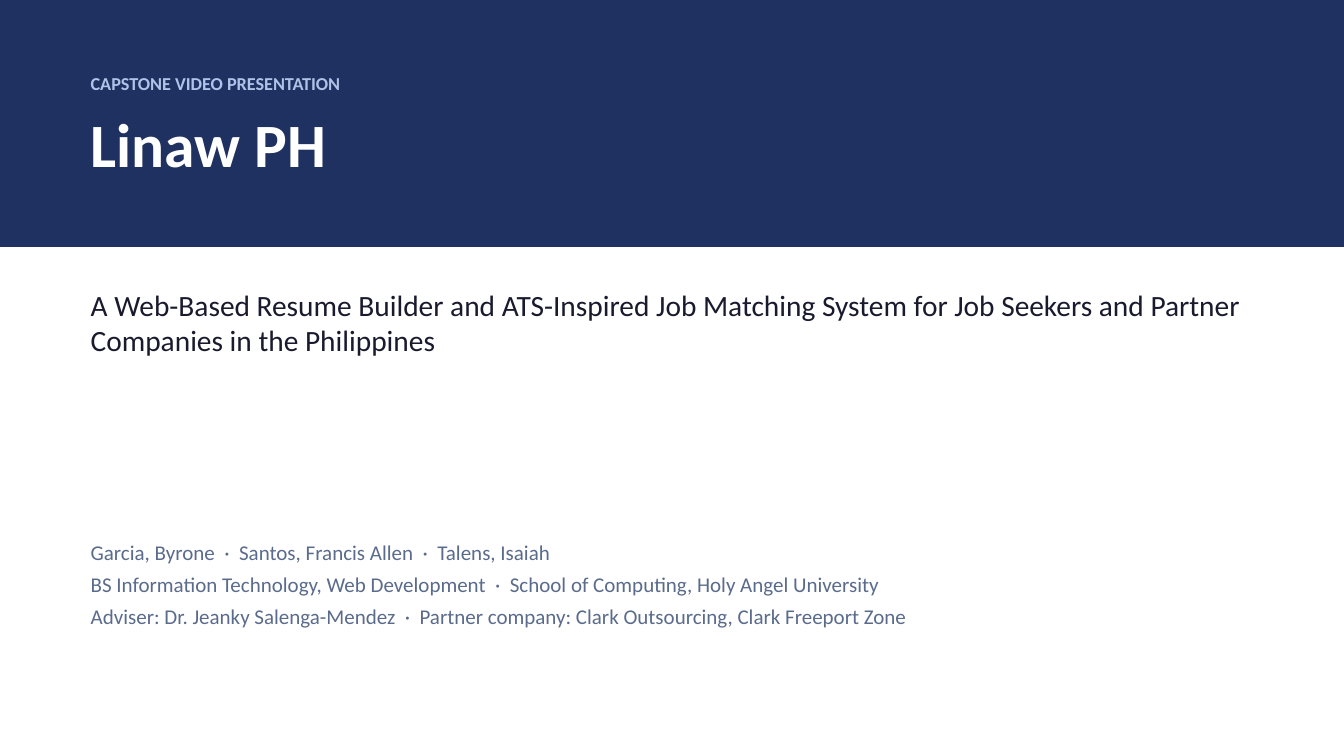
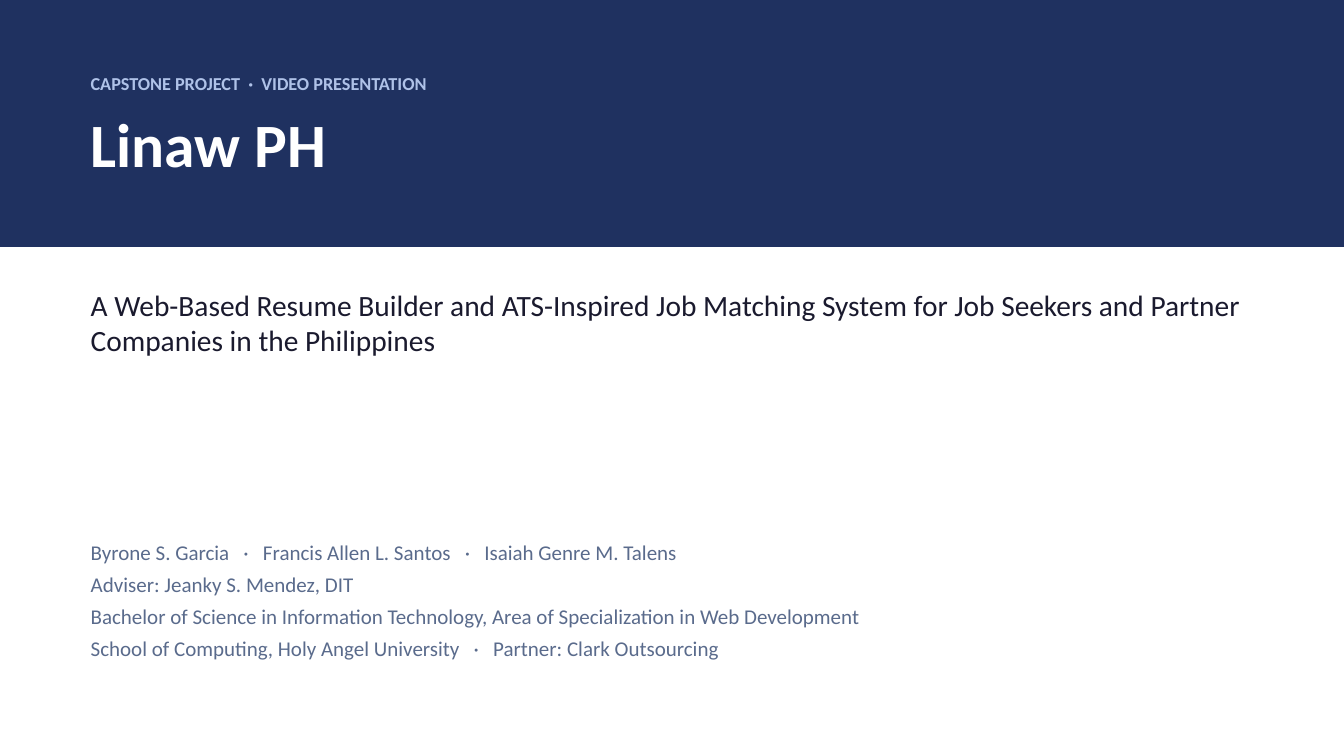
Before and after one commit to Talenss/CapstoneWebsite, a slide deck: slide 1 of 05_Website_Angular/docs/Linaw-PH-Video-Presentation.pptx. Drawn at 1344x756 pixels with LibreOffice and Linux fonts; fonts in the diff are those of the drawing. Boxes give left, top, right and bottom in pixels: in the first picture for what was removed or moved away, otherwise in the second. Text is boxed around its words. In the diff, an @@ line names an element or a change of style, - is before the commit and + after.

```diff
--- a/05_Website_Angular/docs/Linaw-PH-Video-Presentation.pptx
+++ b/05_Website_Angular/docs/Linaw-PH-Video-Presentation.pptx
@@ text at <box>91,78,426,90</box>: text changed @@
-CAPSTONE VIDEO PRESENTATION
+CAPSTONE PROJECT · VIDEO PRESENTATION
@@ text at <box>91,545,859,660</box>: text changed @@
-Garcia, Byrone · Santos, Francis Allen · Talens, Isaiah
-BS Information Technology, Web Development · School of Computing, Holy Angel University
-Adviser: Dr. Jeanky Salenga-Mendez · Partner company: Clark Outsourcing, Clark Freeport Zone
+Byrone S. Garcia · Francis Allen L. Santos · Isaiah Genre M. Talens
+Adviser: Jeanky S. Mendez, DIT
+Bachelor of Science in Information Technology, Area of Specialization in Web Development
+School of Computing, Holy Angel University · Partner: Clark Outsourcing
```
Also in this commit, not shown: 1 other slide changed, 15 slides added, 13 slides removed, 5 other files.
